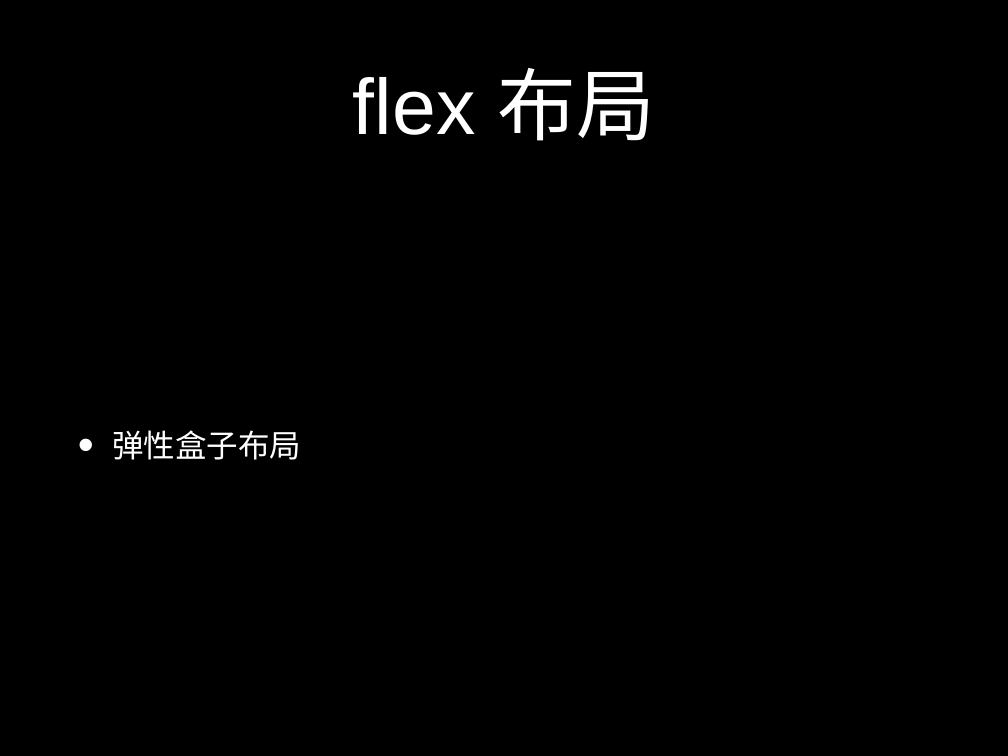
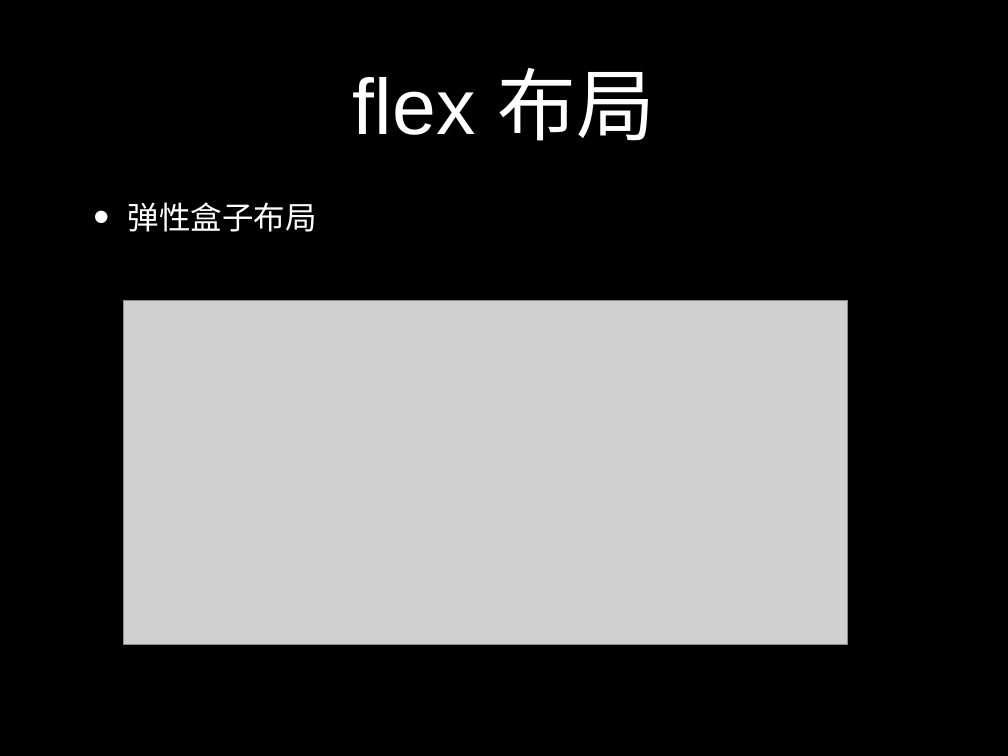
Before and after one commit to zmclass/web-study, a slide deck: slide 18 of 2019-10-4/ppt/布局.pptx (slide 17 before the commit). Drawn at 1008x756 pixels with LibreOffice and Linux fonts; fonts in the diff are those of the drawing; grey boxes stand for pictures. Boxes give left, top, right and bottom in pixels: in the first picture for what was removed or moved away, otherwise in the second. Text is boxed around its words. In the diff, an @@ line names an element or a change of style, - is before the commit and + after.

Commit message:
ppt

```diff
--- a/2019-10-4/ppt/布局.pptx
+++ b/2019-10-4/ppt/布局.pptx
@@ text "弹性盒子布局": place and size @@
-text "弹性盒子布局" at bbox=[112, 430, 301, 460]
+text "弹性盒子布局" at bbox=[128, 202, 317, 232]
@@ picture added at bbox=[123, 301, 848, 644] @@
```
Also in this commit, not shown: 2 slides added.
